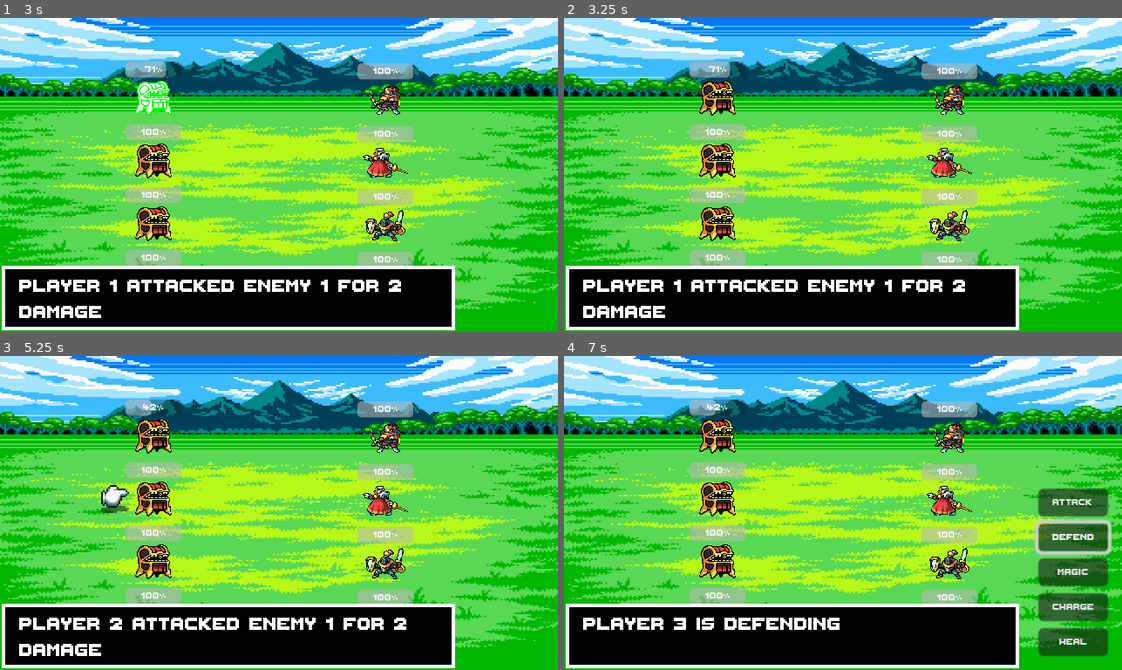
Above: before the commit, frames 1-4 (two rows, left to right).
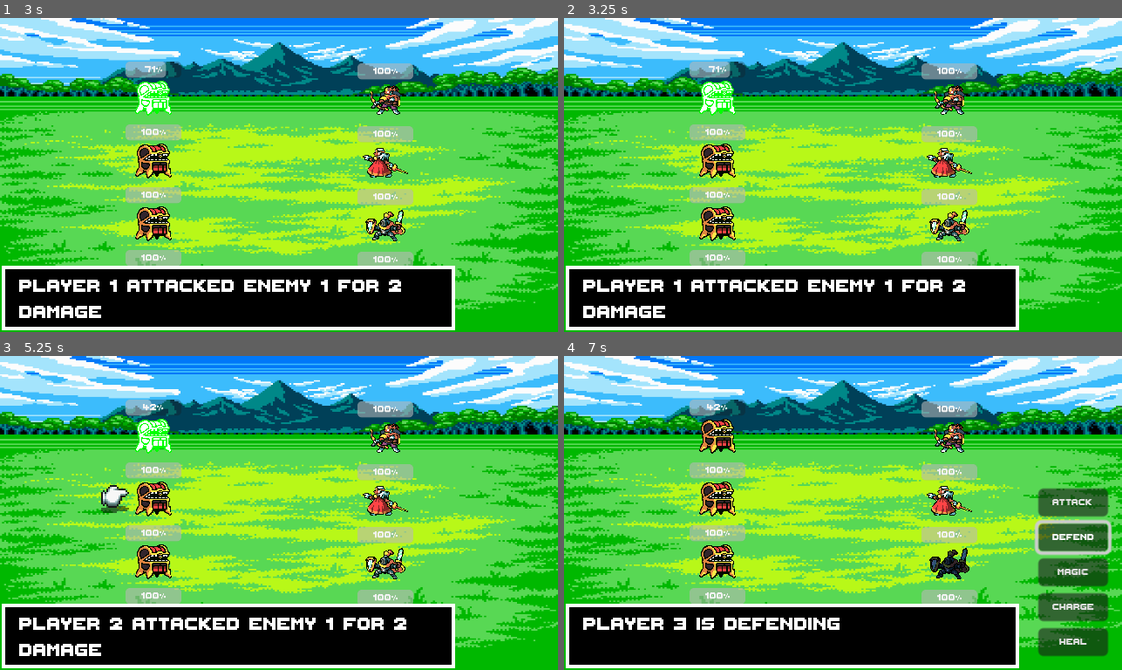
Above: after the commit, the same moments.

Repository: waleedlugod/jrpg
Game: Godot game, scene res://scenes/battle_scene.tscn
Same seed, same stepped clock (60 frames per second), same inputs: the game is played once before the commit and once after it.
Inputs:
- Up to frame 1 (3 s): click "Attack" at 0.5 s; tap Enter (ui_accept) at 1.25, 1.52, 2, 2.27 s; hold Up (ui_up) 1.28-2.03 s; hold Down (ui_down) 2.03-2.75 s; click "Defend" at 2.75 s
- Up to frame 2 (3.25 s): no input
- Up to frame 3 (5.25 s): hold Up (ui_up) 3.53-5.03 s; tap Enter (ui_accept) at 4.25, 4.52 s; hold Down (ui_down) from 5.03 s (still down)
- Up to frame 4 (7 s): tap Enter (ui_accept) at 5.27, 6.5, 6.77 s; release Down (ui_down) at 5.75 s; click "Magic" at 5.75 s; hold Down (ui_down) from 6.53 s (still down)

Frame 1 is identical in both runs. In frame 2, 0.5% of the frame differs, in the area x 24-31%, y 20-32%; in frame 3, 0.5%; in frame 4, 0.2%.

Commit message:
add colors for all action types

Diff:
--- a/scenes/character.tscn
+++ b/scenes/character.tscn
@@ -29,16 +29,80 @@
 tracks/0/interp = 1
 tracks/0/loop_wrap = true
 tracks/0/keys = {
-"times": PackedFloat32Array(0, 0.2, 0.4),
+"times": PackedFloat32Array(0, 0.5, 0.6),
 "transitions": PackedFloat32Array(1, 1, 1),
 "update": 0,
 "values": [Color(30, 30, 30, 1), Color(30, 30, 30, 1), Color(1, 1, 1, 1)]
 }
 
+[sub_resource type="Animation" id="Animation_oigfv"]
+resource_name = "magic_hurt"
+tracks/0/type = "value"
+tracks/0/imported = false
+tracks/0/enabled = true
+tracks/0/path = NodePath("Sprite2D:self_modulate")
+tracks/0/interp = 1
+tracks/0/loop_wrap = true
+tracks/0/keys = {
+"times": PackedFloat32Array(0, 0.5, 0.6),
+"transitions": PackedFloat32Array(1, 1, 1),
+"update": 0,
+"values": [Color(0, 0.862745, 30, 1), Color(0, 0.862745, 30, 1), Color(1, 1, 1, 1)]
+}
+
+[sub_resource type="Animation" id="Animation_bt3ee"]
+resource_name = "charge"
+tracks/0/type = "value"
+tracks/0/imported = false
+tracks/0/enabled = true
+tracks/0/path = NodePath("Sprite2D:self_modulate")
+tracks/0/interp = 1
+tracks/0/loop_wrap = true
+tracks/0/keys = {
+"times": PackedFloat32Array(0, 0.5, 0.6),
+"transitions": PackedFloat32Array(1, 1, 1),
+"update": 0,
+"values": [Color(1, 0, 0, 1), Color(1, 0, 0, 1), Color(1, 1, 1, 1)]
+}
+
+[sub_resource type="Animation" id="Animation_8lciv"]
+resource_name = "heal"
+tracks/0/type = "value"
+tracks/0/imported = false
+tracks/0/enabled = true
+tracks/0/path = NodePath("Sprite2D:self_modulate")
+tracks/0/interp = 1
+tracks/0/loop_wrap = true
+tracks/0/keys = {
+"times": PackedFloat32Array(0, 0.5, 0.6),
+"transitions": PackedFloat32Array(1, 1, 1),
+"update": 0,
+"values": [Color(0, 1, 0, 1), Color(0, 1, 0, 1), Color(1, 1, 1, 1)]
+}
+
+[sub_resource type="Animation" id="Animation_ux2dp"]
+resource_name = "defend"
+tracks/0/type = "value"
+tracks/0/imported = false
+tracks/0/enabled = true
+tracks/0/path = NodePath("Sprite2D:self_modulate")
+tracks/0/interp = 1
+tracks/0/loop_wrap = true
+tracks/0/keys = {
+"times": PackedFloat32Array(0, 0.5, 0.6),
+"transitions": PackedFloat32Array(1, 1, 1),
+"update": 0,
+"values": [Color(0.235619, 0.321017, 0.502361, 1), Color(0.235619, 0.321017, 0.502361, 1), Color(1, 1, 1, 1)]
+}
+
 [sub_resource type="AnimationLibrary" id="AnimationLibrary_3yaak"]
 _data = {
 "RESET": SubResource("Animation_pwrj4"),
-"hurt": SubResource("Animation_i1fee")
+"charge": SubResource("Animation_bt3ee"),
+"defend": SubResource("Animation_ux2dp"),
+"heal": SubResource("Animation_8lciv"),
+"hurt": SubResource("Animation_i1fee"),
+"magic_hurt": SubResource("Animation_oigfv")
 }
 
 [node name="Character" type="CharacterBody2D"]
--- a/scripts/battle_scene.gd
+++ b/scripts/battle_scene.gd
@@ -82,21 +82,26 @@
 					damage *= player.charge_multiplier
 					player.is_charging = false
 				display_text("%s attacked %s for %d damage" % [player.character_name, enemies[action.target].character_name, damage])
+				enemies[action.target]._play_animation(action.chosen_action)
 				enemyGroup.handle_damage(action.target, damage)
 			"defend":
 				display_text("%s is defending" % player.character_name)
 				players[action.target].is_defending = true
+				players[action.target]._play_animation(action.chosen_action)
 			"magic":
 				display_text("%s cast magic on %s for %d damage" % [player.character_name, enemies[action.target].character_name, rng.randi_range(1, 5)])
+				enemies[action.target]._play_animation(action.chosen_action)
 				enemyGroup.handle_damage(action.target, rng.randi_range(1, 5))
 			"charge":
 				display_text("%s is charging up for a stronger attack" % player.character_name)
 				players[action.target].is_charging = true
+				players[action.target]._play_animation(action.chosen_action)
 			"heal":
 				var target_player = players[action.target]
 				display_text("%s healed for %d HP" % [target_player.character_name, healing_amount])
 				print("Healed player " + str(action.target) + " for " + str(healing_amount) + " HP")
 				target_player.health = min(target_player.MAX_HEALTH, target_player.health + healing_amount)
+				target_player._play_animation(action.chosen_action)
 		await get_tree().create_timer(2).timeout
 
 
--- a/scripts/character.gd
+++ b/scripts/character.gd
@@ -18,13 +18,17 @@
 	set(value):
 		health = clamp(value, 0, MAX_HEALTH)  # Ensure health stays within bounds
 		_update_progress_bar()
-		_play_animation()
 
 func _update_progress_bar():
 	progress_bar.value = (health/MAX_HEALTH) * 100
 
-func _play_animation():
-	animation_player.play("hurt")
+func _play_animation(animation: String):
+	match animation:
+		"attack": animation_player.play("hurt")
+		"magic": animation_player.play("magic_hurt")
+		"defend": animation_player.play("defend")
+		"charge": animation_player.play("charge")
+		"heal": animation_player.play("heal")
 
 func focus():
 	_focus.show()
Not shown: 1 places in scenes/character.tscn that only renumber resources
